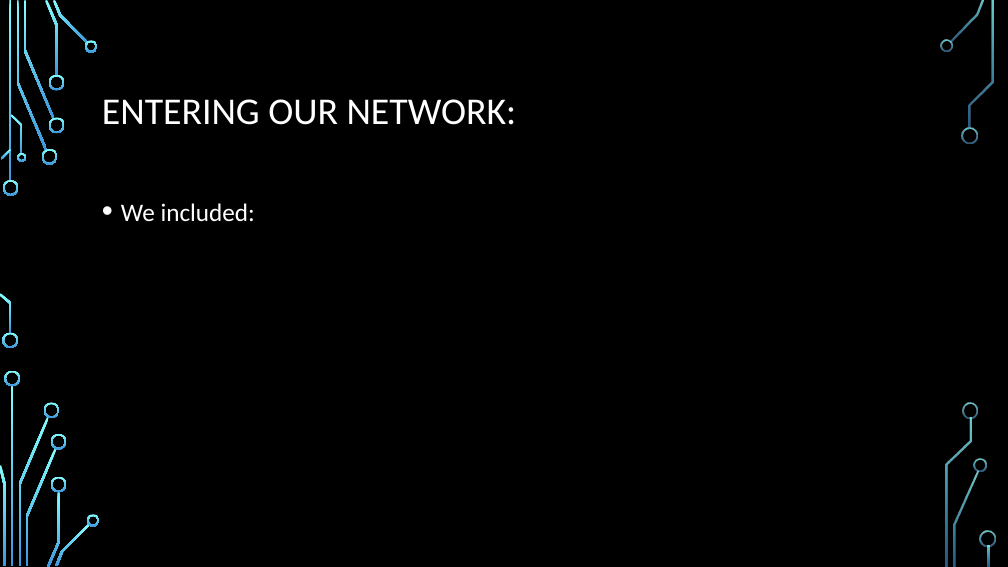
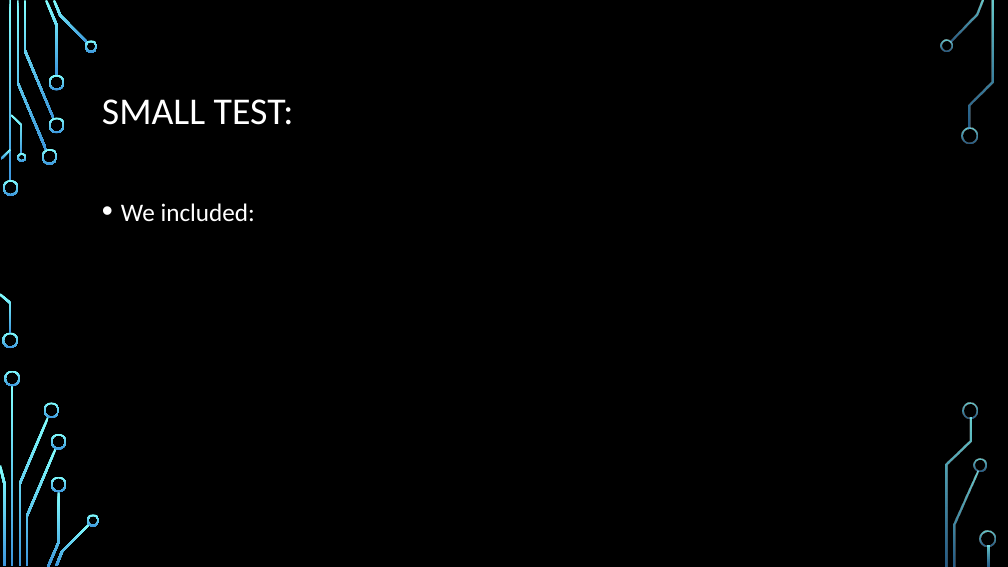
Before and after one commit to saleisha57/Bioinformatics_Final, a slide deck: slide 9 of Bioinformatics Project Slides_Better.pptx (slide 12 before the commit). Drawn at 1008x567 pixels with LibreOffice and Linux fonts; fonts in the diff are those of the drawing; background and template pictures are left out. Boxes give left, top, right and bottom in pixels: in the first picture for what was removed or moved away, otherwise in the second. Text is boxed around its words. In the diff, an @@ line names an element or a change of style, - is before the commit and + after.

```diff
--- a/Bioinformatics Project Slides_Better.pptx
+++ b/Bioinformatics Project Slides_Better.pptx
@@ title at [102,99,294,125]: text changed @@
-ENTERING OUR NETWORK:
+SMALL TEST:
```
Also in this commit, not shown: 2 other slides changed, 1 slide added, 4 slides removed.
